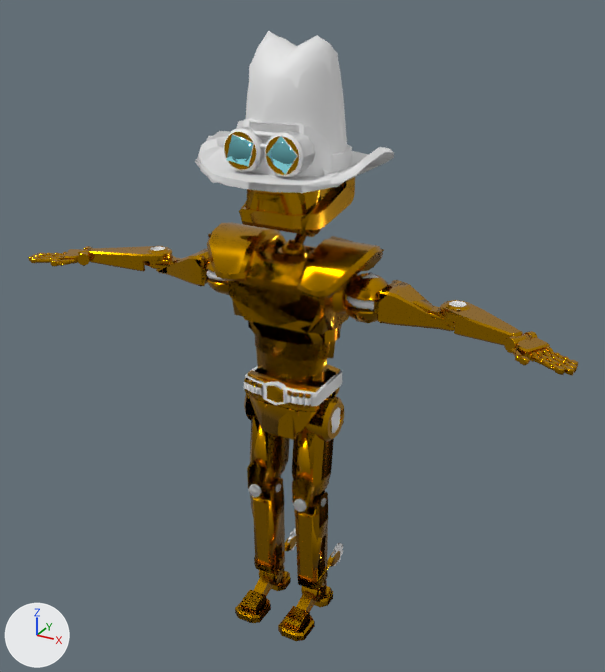
Renders of the FBX model Assets/Models/Player/YiiHawLOD.fbx from each side of a commit.
Camera for both pictures: a 50 mm lens placed at (5.75, -10.18, 10.07), pointed at (0.04, 0.2, 4.88). Every picture has the same lights, and +X, +Y and +Z are marked at lower left. The picture after the commit comes second.

Script lines for the objects in view, before the commit:
```python
me_plane_001 = bpy.data.meshes.new('Plane.001')
me_plane_001.from_pydata(...)  # 10573 vertices, 9312 faces; spans x -4.3..4.3, y -1.17..1.3, z 0.0..9.23
# faces by material slot: [8193, 64, 1055]
me_plane_001.materials.append(mat_material_001)  # yellow #cf9500
me_plane_001.materials.append(mat_material_002)  # cyan #8adee7
me_plane_001.materials.append(mat_material_003)  # white #e7e7e7
me_plane_003 = bpy.data.meshes.new('Plane.003')
me_plane_003.from_pydata(...)  # 992 vertices, 758 faces; spans x -4.3..4.3, y -1.11..1.25, z 0.01..9.3
# faces by material slot: [574, 4, 180]
me_plane_003.materials.append(mat_material_001)  # yellow #cf9500
me_plane_003.materials.append(mat_material_002)  # cyan #8adee7
me_plane_003.materials.append(mat_material_003)  # white #e7e7e7
me_plane_004 = bpy.data.meshes.new('Plane.004')
me_plane_004.from_pydata(...)  # 5108 vertices, 5297 faces; spans x -4.3..4.3, y -1.17..1.3, z 0.0..9.23
# faces by material slot: [4397, 42, 858]
me_plane_004.materials.append(mat_material_001)  # yellow #cf9500
me_plane_004.materials.append(mat_material_002)  # cyan #8adee7
me_plane_004.materials.append(mat_material_003)  # white #e7e7e7
ob_plane_001 = bpy.data.objects.new('Plane.001', me_plane_001)
ob_plane_001.location = (0.0, 0.0, 0.0)
ob_plane_002 = bpy.data.objects.new('Plane.002', me_plane_004)
ob_plane_002.location = (0.0, 0.0, 0.0)
ob_plane_012 = bpy.data.objects.new('Plane.012', me_plane_003)
ob_plane_012.location = (0.0, 0.0, 0.0)
```
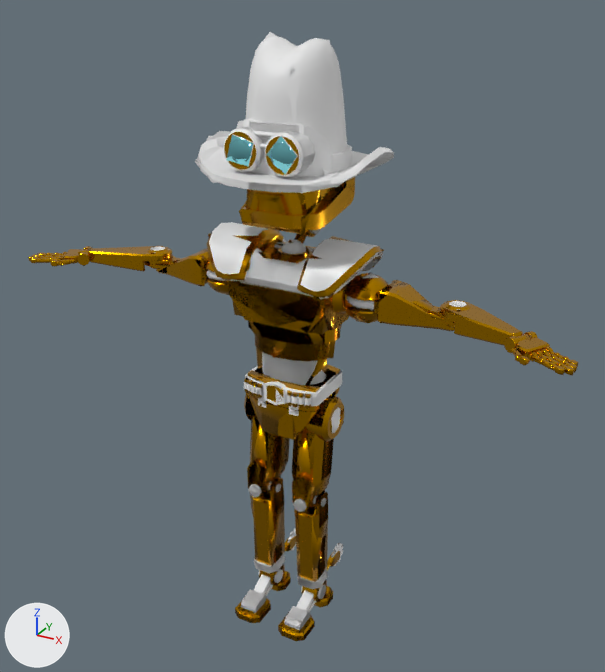
Boxes [x1, y1, x2, y2] around the edits, measured in the pictures (605 x 672 px):
part 1 of me_plane_001, recoloured (lighter): [281, 240, 306, 254] in both
part 2 of me_plane_001, recoloured: [276, 390, 284, 402] in both
part 3 of me_plane_001, recoloured: [209, 222, 383, 412] in both
part 4 of me_plane_001, recoloured (lighter): [241, 554, 328, 630] in both
part 5 of me_plane_004, recoloured: [268, 240, 317, 504] in both
part 6 of me_plane_004, recoloured: [209, 226, 370, 630] in both

What changed in the scene script:
```text
Add mat_clothing:
    mat_clothing = principled_material('Clothing')
    mat_clothing.base_color = (0.8, 0.8, 0.8)  # white #e7e7e7
    mat_clothing.roughness = 0.4
Change me_plane_004:
    used by ob_plane_002; location = (0.0, 0.0, 0.0)
    remove me_plane_004.from_pydata(...)  # 5108 vertices, 5297 faces; spans x -4.3..4.3, y -1.17..1.3, z 0.0..9.23
    add me_plane_004.from_pydata(...)  # 5106 vertices, 5296 faces; spans x -4.3..4.3, y -1.17..1.3, z 0.0..9.23
    me_plane_004 part 5: 276 faces spanning x -1.42..1.42, y -0.32..0.32, z 2.21..7.08 switch from mat_material_001 (yellow #cf9500) to mat_material_003 (white #e7e7e7)
    me_plane_004 part 6: 233 faces spanning x -1.25..1.25, y -0.86..0.73, z 0.07..6.75 switch from mat_material_001 (yellow #cf9500) to mat_clothing (white #e7e7e7)
    edits to the shape of me_plane_004 do not show in these pictures
Change me_plane_001:
    where me_plane_001.from_pydata(...)  # 10573 vertices, 9312 faces; spans x -4.3..4.3, y -1.17..1.3, z 0.0..9.23
    used by ob_plane_001; location = (0.0, 0.0, 0.0)
    me_plane_001 part 1: 318 of the faces centred in x -1.4..1.4, y -0.17..0.3, z 5.69..7.06 switch from mat_material_001 (yellow #cf9500) to mat_material_003 (white #e7e7e7)
    me_plane_001 part 2: 2 of the faces centred in x -0.07..0.07, y -0.56, z 4.21 switch from mat_material_001 (yellow #cf9500) to mat_material_003 (white #e7e7e7)
    me_plane_001 part 3: 242 of the faces centred in x -1.29..1.29, y -0.68..0.68, z 3.9..6.74 switch from mat_material_001 (yellow #cf9500) to mat_clothing (white #e7e7e7)
    me_plane_001 part 4: 142 of the faces centred in x -0.64..0.64, y -0.86..0.12, z 0.14..0.79 switch from mat_material_001 (yellow #cf9500) to mat_clothing (white #e7e7e7)
```
